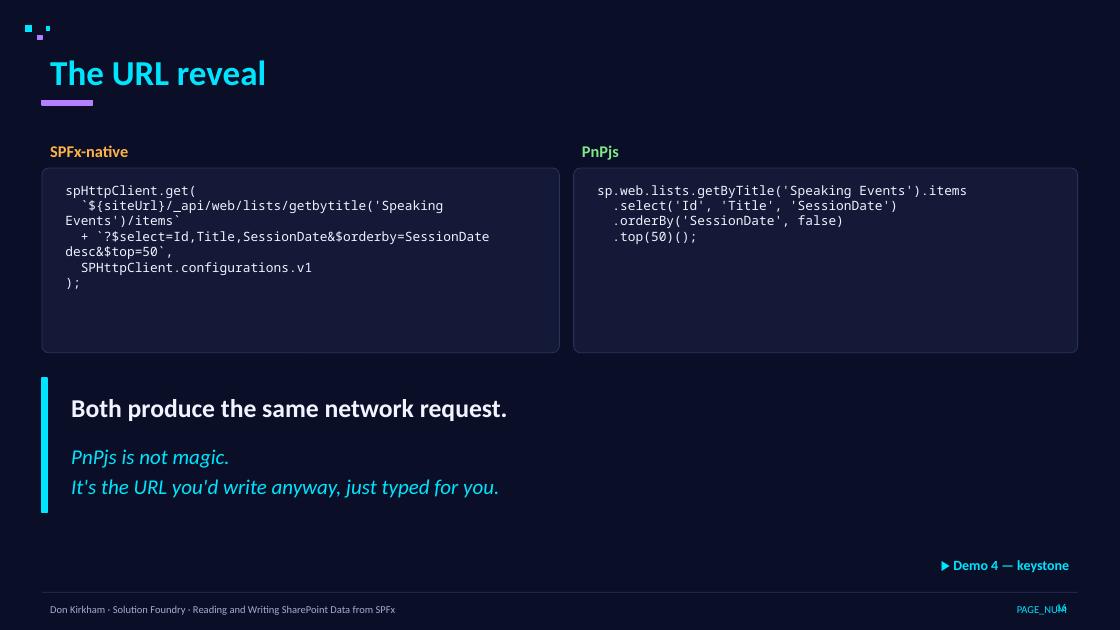
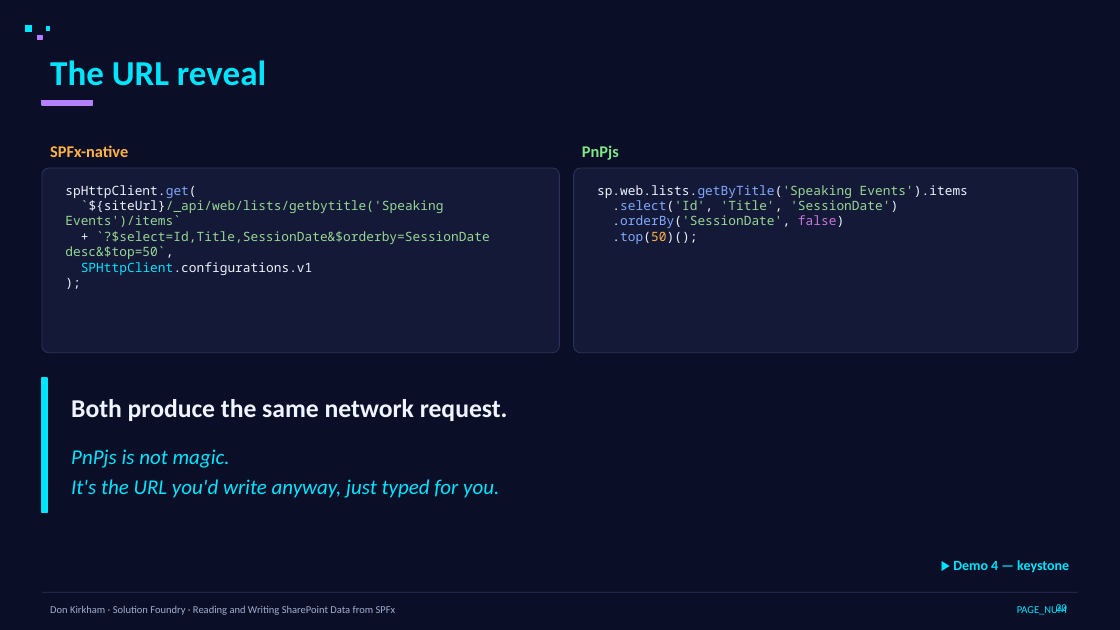
Before and after one commit to DonKirkham/dataDemo, a slide deck: slide 20 of presentation/data-access-spfx.pptx (slide 16 before the commit). Drawn at 1120x630 pixels with LibreOffice and Linux fonts; fonts in the diff are those of the drawing. Boxes give left, top, right and bottom in pixels: in the first picture for what was removed or moved away, otherwise in the second. Text is boxed around its words. In the diff, an @@ line names an element or a change of style, - is before the commit and + after.

```diff
--- a/presentation/data-access-spfx.pptx
+++ b/presentation/data-access-spfx.pptx
@@ text "sp.web.lists.getByTitle('Speaking Events').items" at [597,185,968,244]: text colour #F0F4FF to #82AAFF in "sp.web.lists.getByTitle('Speaking", ".select('Id',", ".orderBy('SessionDate',", ".top(50)();"; text colour #F0F4FF to #98D894 in "sp.web.lists.getByTitle('Speaking Events').items", ".select('Id', 'Title', 'SessionDate')", ".orderBy('SessionDate',"; text colour #F0F4FF to #C678DD in "false)"; text colour #F0F4FF to #FFB347 in ".top(50)();" @@
@@ text at [65,185,489,275]: text colour #F0F4FF to #82AAFF in "spHttpClient.get("; text colour #F0F4FF to #98D894 in "`${siteUrl}/_api/web/lists/getbytitle('Speaking Events')/ite ...", "`?$select=Id,Title,SessionDate&$orderby=SessionDate desc&$to ..."; text colour #F0F4FF to #00E5FF in "SPHttpClient.configurations.v1" @@
@@ page number at [1056,602,1067,614]: text changed @@
-16
+20
```
Also in this commit, not shown: 19 other slides changed, 6 slides added, 2 other files.
